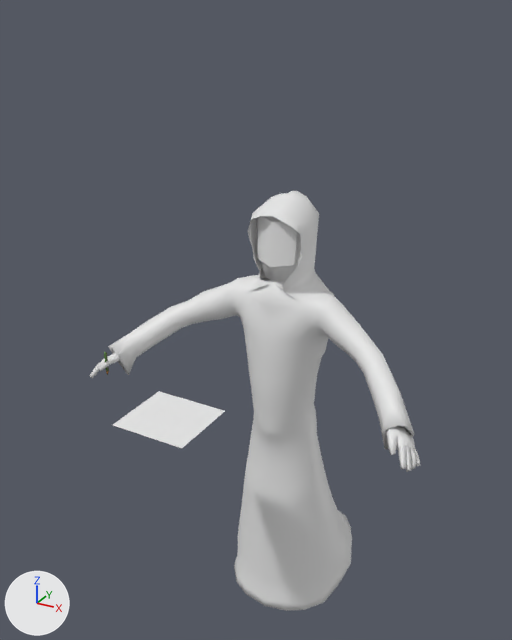
Two versions of the Blender file polimi.vpd.eidolon/Assets/Daniele/modelli/Mary.blend, one commit apart.
Before and after are seen from a 50 mm camera at (0.96, -1.57, 1.62) aimed at (-0.09, 0.34, 0.67). Lighting does not change. The marker at lower left points along +X, +Y and +Z.

Before the edit, the objects in view are built like this:
```python
me_girl_and_fairy = bpy.data.meshes.new('girl_and_fairy')
me_girl_and_fairy.from_pydata([(-0.539, -0.5, 0.0), (0.539, -0.5, 0.0), (-0.539, 0.5, 0.0), (0.539, 0.5, 0.0)], [], [(0, 1, 3, 2)])
me_girl_and_fairy.materials.append(mat_girl_and_fairy)  # its picture is missing
me_plane_024 = bpy.data.meshes.new('Plane.024')
me_plane_024.from_pydata(...)  # 7 vertices, 7 faces; spans x -0.0054..0.0054, y -0.0047..0.0047, z -0.0401..0.0984
me_plane_024.polygons.foreach_set('use_smooth', [True] * 7)
me_plane_024.materials.append(mat_pencil_jpg_001)  # picture img_pencil_jpg_001
me_sphere_002 = bpy.data.meshes.new('Sphere.002')
me_sphere_002.from_pydata(...)  # 970 vertices, 1028 faces; spans x -0.86..0.86, y -0.71..0.65, z -0.02..2.37
# faces by material slot: [136, 36, 856]
me_sphere_002.materials.append(None)
me_sphere_002.materials.append(None)
me_sphere_002.materials.append(None)
ob_girl_and_fairy = bpy.data.objects.new('girl_and_fairy', me_girl_and_fairy)
ob_girl_and_fairy.location = (-0.131, -0.113, 0.518)
ob_girl_and_fairy.rotation_euler = (0.0, 0.0, -3.15)  # degrees (0, 0, -180)
ob_girl_and_fairy.scale = (0.228, 0.228, 0.228)
ob_lookat = bpy.data.objects.new('lookAt', me_sphere_002)
ob_lookat.location = (0.004, 0.472, -0.466)
ob_lookat.scale = (0.662, 0.662, 0.662)
ob_pencil = bpy.data.objects.new('pencil', me_plane_024)
ob_pencil.location = (-0.489, 0.032, 0.556)
ob_pencil.rotation_euler = (-2.707, 0.258, 0.206)  # degrees (-155, 15, 12)
```
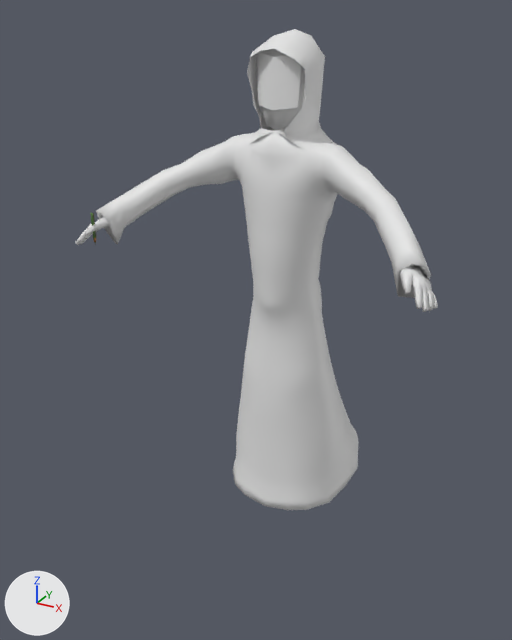
Where the change shows, as pixel boxes [x1, y1, x2, y2] in the pictures (512 x 640 px):
```json
{"object": "lookAt", "change": "moved", "before": [89, 191, 420, 611], "after": [75, 29, 438, 510]}
{"object": "girl_and_fairy", "change": "deleted", "before": [113, 391, 225, 448]}
{"object": "pencil", "change": "moved", "before": [104, 352, 109, 376], "after": [91, 212, 96, 244]}
```

Edits to the scene script, one JSON object a line:
```json
{"op": "remove", "block": "ob_girl_and_fairy", "code": ["ob_girl_and_fairy = bpy.data.objects.new('girl_and_fairy', me_girl_and_fairy)", "ob_girl_and_fairy.location = (-0.131, -0.113, 0.518)", "ob_girl_and_fairy.rotation_euler = (0.0, 0.0, -3.15)  # degrees (0, 0, -180)", "ob_girl_and_fairy.scale = (0.228, 0.228, 0.228)"]}
{"op": "set", "path": "ob_lookat.location", "old": "(0.004, 0.472, -0.466)", "new": "(0.004, 0.472, 0.002)"}
{"op": "set", "path": "ob_pencil.location", "old": "(-0.489, 0.032, 0.556)", "new": "(-0.489, 0.032, 1.024)"}
```
